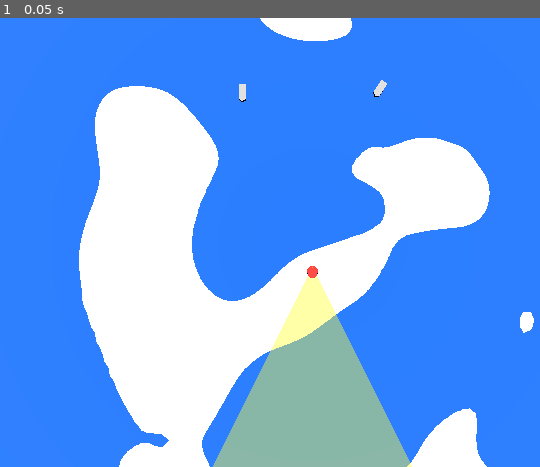
Above: before the commit, frame 1.
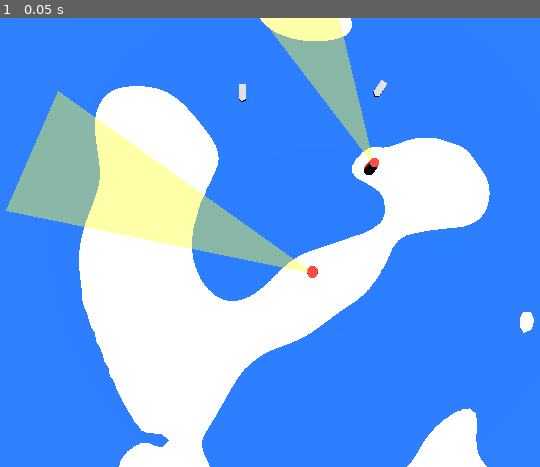
Above: after the commit, the same moment.

Repository: blinry/ld59
Game: Godot game, scene res://level.tscn
Two runs of this game, one before a commit and one after it. Both use one fixed random seed, a clock stepped at 60 frames per second and the inputs below.
Inputs:
- Up to frame 1 (0.05 s): no input

The runs differ from the first frame. In frame 1, 19% of the frame differs, in the area x 1-77%, y 0-100%.

Commit message:
Make lighthouses mouse controllable

Diff:
--- /dev/null
+++ b/camera.gd
@@ -0,0 +1,17 @@
+extends Camera3D
+
+@onready var mouse_ray: RayCast3D = $MouseRay
+
+# Called when the node enters the scene tree for the first time.
+func _ready() -> void:
+	pass # Replace with function body.
+
+
+# Called every frame. 'delta' is the elapsed time since the previous frame.
+func _physics_process(delta: float) -> void:
+	var some_point = project_position(get_viewport().get_mouse_position(), 1000)
+	#mouse_ray.global_position = Vector3(0,0,0)#global_position
+	mouse_ray.target_position = to_local(some_point)
+	#print($TestPoint.global_position)
+	#$TestPoint.global_position = mouse_ray.get_collision_point()
+	Globals.mouse_pos = mouse_ray.get_collision_point()
--- /dev/null
+++ b/globals.gd
@@ -0,0 +1,12 @@
+extends Node
+
+var mouse_pos: Vector3
+
+# Called when the node enters the scene tree for the first time.
+func _ready() -> void:
+	pass # Replace with function body.
+
+
+# Called every frame. 'delta' is the elapsed time since the previous frame.
+func _process(delta: float) -> void:
+	pass
--- a/level.tscn
+++ b/level.tscn
@@ -2,7 +2,12 @@
 
 [ext_resource type="PackedScene" uid="uid://bib0hns3jxd85" path="res://lighthouse.tscn" id="1_u52ul"]
 [ext_resource type="PackedScene" uid="uid://de42481q0cwhl" path="res://ship.tscn" id="2_vonw3"]
+[ext_resource type="Script" uid="uid://yen87dao27qd" path="res://camera.gd" id="3_0b4ue"]
 [ext_resource type="PackedScene" uid="uid://dcpswwbeajb" path="res://levels/map1.glb" id="3_oi3di"]
+
+[sub_resource type="SphereMesh" id="SphereMesh_0b4ue"]
+radius = 10.0
+height = 20.0
 
 [sub_resource type="StandardMaterial3D" id="StandardMaterial3D_vonw3"]
 albedo_color = Color(0, 0.30980393, 1, 1)
@@ -11,14 +16,15 @@
 material = SubResource("StandardMaterial3D_vonw3")
 size = Vector2(1000, 1000)
 
+[sub_resource type="WorldBoundaryShape3D" id="WorldBoundaryShape3D_0b4ue"]
+
 [node name="Level" type="Node3D" unique_id=1587230160]
 
-[node name="Water" type="MeshInstance3D" parent="." unique_id=1559663325]
-mesh = SubResource("PlaneMesh_oi3di")
-metadata/_edit_lock_ = true
+[node name="Lighthouse" parent="." unique_id=675719651 instance=ExtResource("1_u52ul")]
+transform = Transform3D(0.3992451, 0, 0.91684425, 0, 1, 0, -0.91684425, 0, 0.3992451, 0, 0, 19.82619)
 
-[node name="Lighthouse" parent="." unique_id=675719651 instance=ExtResource("1_u52ul")]
-transform = Transform3D(1, 0, 0, 0, 1, 0, 0, 0, 1, 0, 0, 19.82619)
+[node name="Lighthouse2" parent="." unique_id=1820272564 instance=ExtResource("1_u52ul")]
+transform = Transform3D(0.9032379, 0, 0.42914015, 0, 1, 0, -0.42914015, 0, 0.9032379, 39.578197, 0, -50.878437)
 
 [node name="Ship" parent="." unique_id=422053590 instance=ExtResource("2_vonw3")]
 transform = Transform3D(1, 0, 0, 0, 1, 0, 0, 0, 1, -49.050156, 0, -105.60761)
@@ -26,8 +32,15 @@
 [node name="Ship2" parent="." unique_id=2133466668 instance=ExtResource("2_vonw3")]
 transform = Transform3D(0.8433914, 0, -0.53729963, 0, 1, 0, 0.53729963, 0, 0.8433914, 47.590775, 0, -108.24752)
 
-[node name="Camera3D" type="Camera3D" parent="." unique_id=984262826]
+[node name="Camera" type="Camera3D" parent="." unique_id=984262826]
 transform = Transform3D(1, 0, 0, 0, -4.371139e-08, 1, 0, -1, -4.371139e-08, 0, 206.23022, 0)
+script = ExtResource("3_0b4ue")
+
+[node name="MouseRay" type="RayCast3D" parent="Camera" unique_id=1539500718]
+collision_mask = 2147483648
+
+[node name="TestPoint" type="MeshInstance3D" parent="Camera" unique_id=577121688]
+mesh = SubResource("SphereMesh_0b4ue")
 
 [node name="DirectionalLight3D" type="DirectionalLight3D" parent="." unique_id=86076206]
 transform = Transform3D(1, 0, 0, 0, -0.25881904, 0.9659258, 0, -0.9659258, -0.25881904, 0, 142, 0)
@@ -35,3 +48,14 @@
 
 [node name="map1" parent="." unique_id=736194334 instance=ExtResource("3_oi3di")]
 transform = Transform3D(300, 0, 0, 0, 300, 0, 0, 0, 300, 0, -52.109104, 0)
+
+[node name="Water" type="StaticBody3D" parent="." unique_id=216624962]
+collision_layer = 2147483648
+collision_mask = 2147483648
+
+[node name="WaterMesh" type="MeshInstance3D" parent="Water" unique_id=1559663325]
+mesh = SubResource("PlaneMesh_oi3di")
+metadata/_edit_lock_ = true
+
+[node name="CollisionShape3D" type="CollisionShape3D" parent="Water" unique_id=1139477349]
+shape = SubResource("WorldBoundaryShape3D_0b4ue")
--- /dev/null
+++ b/lighthouse.gd
@@ -0,0 +1,21 @@
+extends StaticBody3D
+
+@onready var light_pivot: Node3D = $LightPivot
+
+var controlled = false
+
+# Called when the node enters the scene tree for the first time.
+func _ready() -> void:
+	pass # Replace with function body.
+
+
+# Called every frame. 'delta' is the elapsed time since the previous frame.
+func _physics_process(delta: float) -> void:
+	if Input.is_action_just_released("click"):
+		controlled = false
+	if controlled:
+		light_pivot.look_at(Vector3(Globals.mouse_pos.x, light_pivot.global_position.y, Globals.mouse_pos.z))
+
+func _on_input_event(camera: Node, event: InputEvent, event_position: Vector3, normal: Vector3, shape_idx: int) -> void:
+	if event.is_action_pressed("click"):
+		controlled = true
--- a/lighthouse.tscn
+++ b/lighthouse.tscn
@@ -1,4 +1,6 @@
 [gd_scene format=3 uid="uid://bib0hns3jxd85"]
+
+[ext_resource type="Script" uid="uid://bppf6tq8be2d5" path="res://lighthouse.gd" id="1_rolx0"]
 
 [sub_resource type="StandardMaterial3D" id="StandardMaterial3D_mdvqr"]
 albedo_color = Color(1, 0.15686275, 0.13725491, 1)
@@ -9,6 +11,10 @@
 bottom_radius = 4.0
 height = 20.0
 
+[sub_resource type="CylinderShape3D" id="CylinderShape3D_mdvqr"]
+height = 20.159302
+radius = 8.73291
+
 [sub_resource type="StandardMaterial3D" id="StandardMaterial3D_rolx0"]
 transparency = 1
 shading_mode = 0
@@ -16,9 +22,10 @@
 
 [sub_resource type="PrismMesh" id="PrismMesh_g4l8x"]
 material = SubResource("StandardMaterial3D_rolx0")
-size = Vector3(200, 200, 0.118)
+size = Vector3(84.828, 200, 0.118)
 
-[node name="Lighthouse" type="Node3D" unique_id=675719651]
+[node name="Lighthouse" type="StaticBody3D" unique_id=1820272564]
+script = ExtResource("1_rolx0")
 
 [node name="RayCast3D" type="RayCast3D" parent="." unique_id=575082230]
 
@@ -26,6 +33,15 @@
 transform = Transform3D(1, 0, 0, 0, 1, 0, 0, 0, 1, 0, 10, 0)
 mesh = SubResource("CylinderMesh_mdvqr")
 
-[node name="MeshInstance3D2" type="MeshInstance3D" parent="." unique_id=2143301765]
-transform = Transform3D(1, 0, 0, 0, -4.371139e-08, 1, 0, -1, -4.371139e-08, 0, 16.841114, 96.23646)
+[node name="CollisionShape3D" type="CollisionShape3D" parent="." unique_id=27063354]
+transform = Transform3D(1, 0, 0, 0, 1, 0, 0, 0, 1, 0, 9.912781, 0)
+shape = SubResource("CylinderShape3D_mdvqr")
+
+[node name="LightPivot" type="Node3D" parent="." unique_id=1436704699]
+transform = Transform3D(1, 0, 0, 0, 1, 0, 0, 0, 1, 0, 16.709328, 0)
+
+[node name="LightCone" type="MeshInstance3D" parent="LightPivot" unique_id=2143301765]
+transform = Transform3D(-1, -8.742278e-08, -3.821371e-15, 0, -4.371139e-08, 1, -8.742278e-08, 1, 4.371139e-08, 0, -0.24621391, -98.406075)
 mesh = SubResource("PrismMesh_g4l8x")
+
+[connection signal="input_event" from="." to="." method="_on_input_event"]
--- a/project.godot
+++ b/project.godot
@@ -15,6 +15,22 @@
 config/features=PackedStringArray("4.6", "GL Compatibility")
 config/icon="res://icon.svg"
 
+[autoload]
+
+Globals="*uid://bm7y861kei8jw"
+
+[input]
+
+click={
+"deadzone": 0.2,
+"events": [Object(InputEventMouseButton,"resource_local_to_scene":false,"resource_name":"","device":-1,"window_id":0,"alt_pressed":false,"shift_pressed":false,"ctrl_pressed":false,"meta_pressed":false,"button_mask":1,"position":Vector2(229.64844, 22.789063),"global_position":Vector2(238.64844, 70.78906),"factor":1.0,"button_index":1,"canceled":false,"pressed":true,"double_click":false,"script":null)
+]
+}
+
+[layer_names]
+
+3d_physics/layer_32="Water plane"
+
 [physics]
 
 3d/physics_engine="Jolt Physics"
Not shown, added: camera.gd.uid
Not shown, added: globals.gd.uid
Not shown, added: lighthouse.gd.uid
